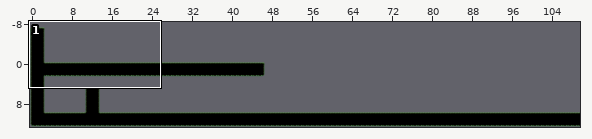
Tiled map, stored at Assets/Levels/ModoAvancado/Tutorial Habilidades.tmx. The first picture is a wide view before the edit; the outline marks the close-up.
Close-up. As it was:
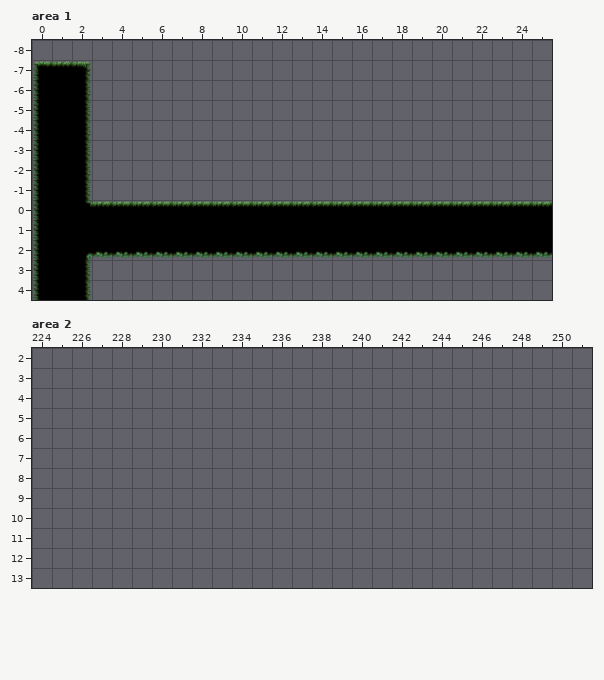
Cells are 128x128 px. Shown: area 1 x 0..25, y -8..4; area 2 x 224..251, y 2..13. The commit also changed other parts of the map, which this record leaves out. The old version is drawn lined up with the new one.
New version:
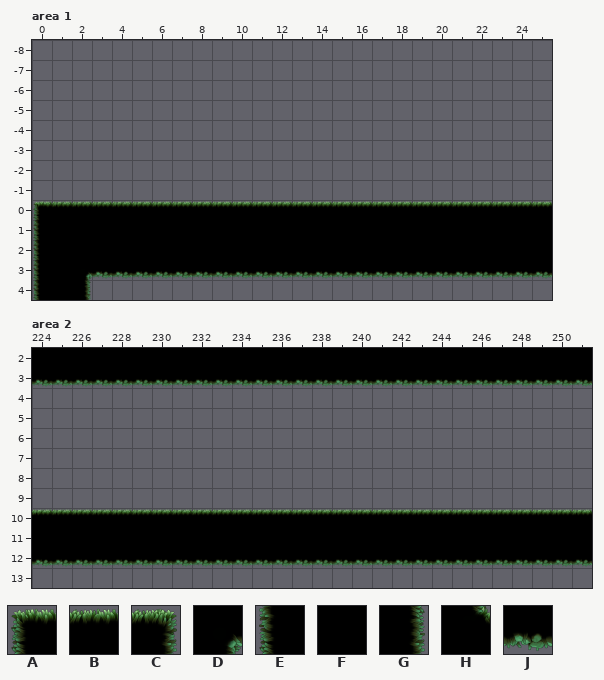
Key: from "MossyTileSet": A 0, B 1, C 2, D 4, E 7, F 8, G 9, H 11, J 15.
_ is an empty cell.
The edit:
map size 200x50 -> 275x13 cells (old content now starts at 0,-17; both pictures use the new coordinates)
Layer "Camada de Blocos 1", area 1:
y -7: x 0..2 ABC -> ___
y -6..-1: x 0..2 EFG -> ___
y 0: x 0..2 EFH -> ABB
y 2: x 2..25 DJJJJJJJJJJJJJJJJJJJJJJJ -> FFFFFFFFFFFFFFFFFFFFFFFF
y 3: x 2..25 G_______________________ -> DJJJJJJJJJJJJJJJJJJJJJJJ
Layer "Camada de Blocos 1", area 2:
y 2: x 224..251 ____________________________ -> FFFFFFFFFFFFFFFFFFFFFFFFFFFF
y 3: x 224..251 ____________________________ -> JJJJJJJJJJJJJJJJJJJJJJJJJJJJ
y 10: x 224..251 ____________________________ -> BBBBBBBBBBBBBBBBBBBBBBBBBBBB
y 11: x 224..251 ____________________________ -> FFFFFFFFFFFFFFFFFFFFFFFFFFFF
y 12: x 224..251 ____________________________ -> JJJJJJJJJJJJJJJJJJJJJJJJJJJJ
Boxes around the changes in both close-ups, in picture pixels (x1, y1, x2, y2):
changed: (33, 61, 92, 212)
changed: (85, 251, 552, 280)
added: (32, 348, 592, 387)
added: (32, 509, 592, 567)
